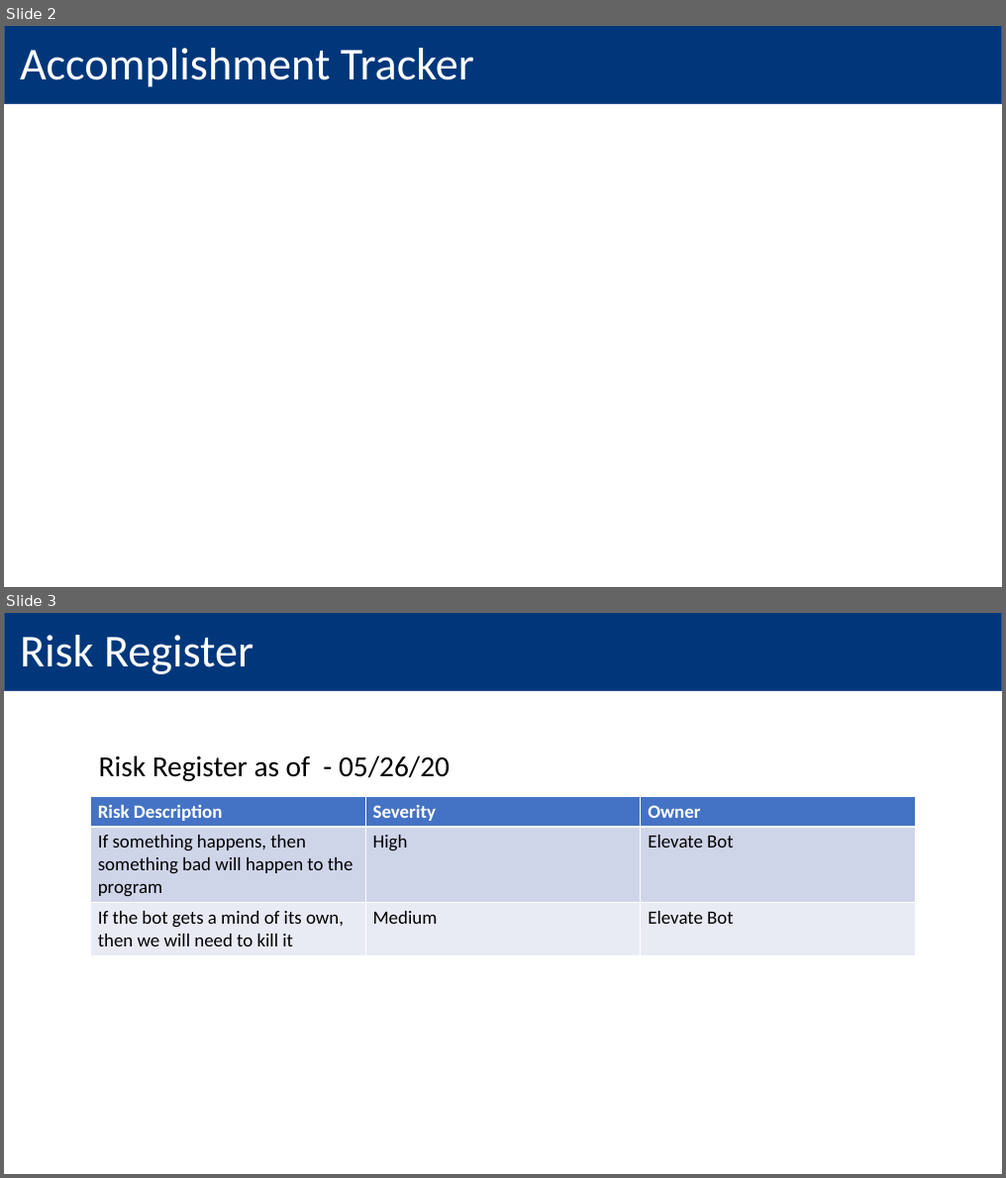
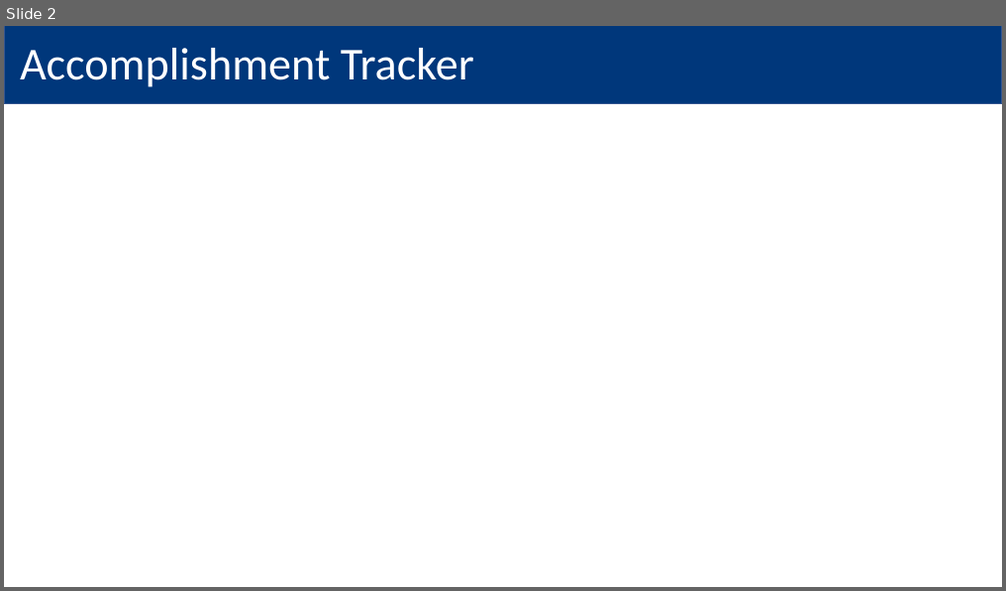
Before and after one commit to MindPetalSoftwareSolutions/VerticalApps_PMO-Bot, a slide deck: Data/Output/Robotic Process Automation PMO.pptx. Shown one above the other, each under a label of ours: slides 2 and 3 before the commit, slide 2 after it. The pictures are 1006x1178 and 1006x591 pixels, drawn with LibreOffice and Linux fonts; fonts in the diff are those of the drawing; background and template pictures are left out. Boxes give left, top, right and bottom in pixels: in the first picture for what was removed or moved away, otherwise in the second. Text is boxed around its words. In the diff, an @@ line names an element or a change of style, - is before the commit and + after.

```diff
--- a/Data/Output/Robotic Process Automation PMO.pptx
+++ b/Data/Output/Robotic Process Automation PMO.pptx
@@ slide 3 removed at (4, 613, 1002, 1174), background #FFFFFF; not listed: 1 template element that a slide beside it also shows @@
@@ title removed at (20, 635, 253, 674) @@
-Risk Register
@@ text removed at (99, 756, 450, 781) @@
-Risk Register as of - 05/26/20
@@ table removed at (90, 796, 915, 1103), 3 rows, 3 columns @@
-Risk Description | Severity | Owner
-If something happens, then something bad will happen to the program | High | Elevate Bot
-If the bot gets a mind of its own, then we will need to kill it | Medium | Elevate Bot
```
Also in this commit, not shown: 1 slide changed, 1 slide added, 4 other files.
